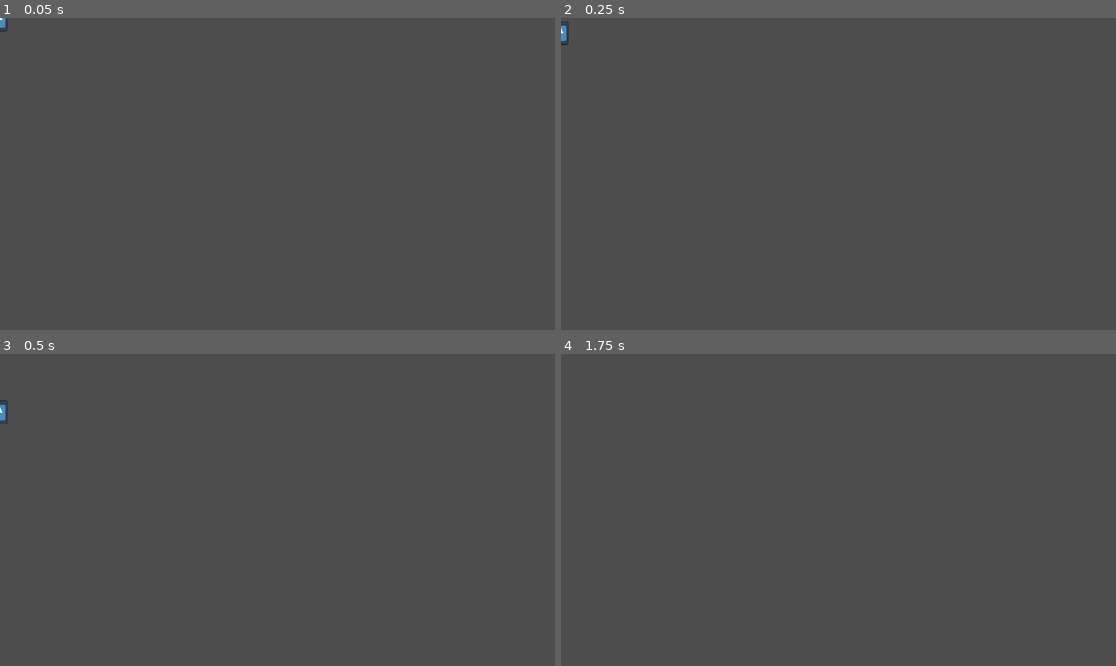
Above: before the commit, frames 1-4 (two rows, left to right).
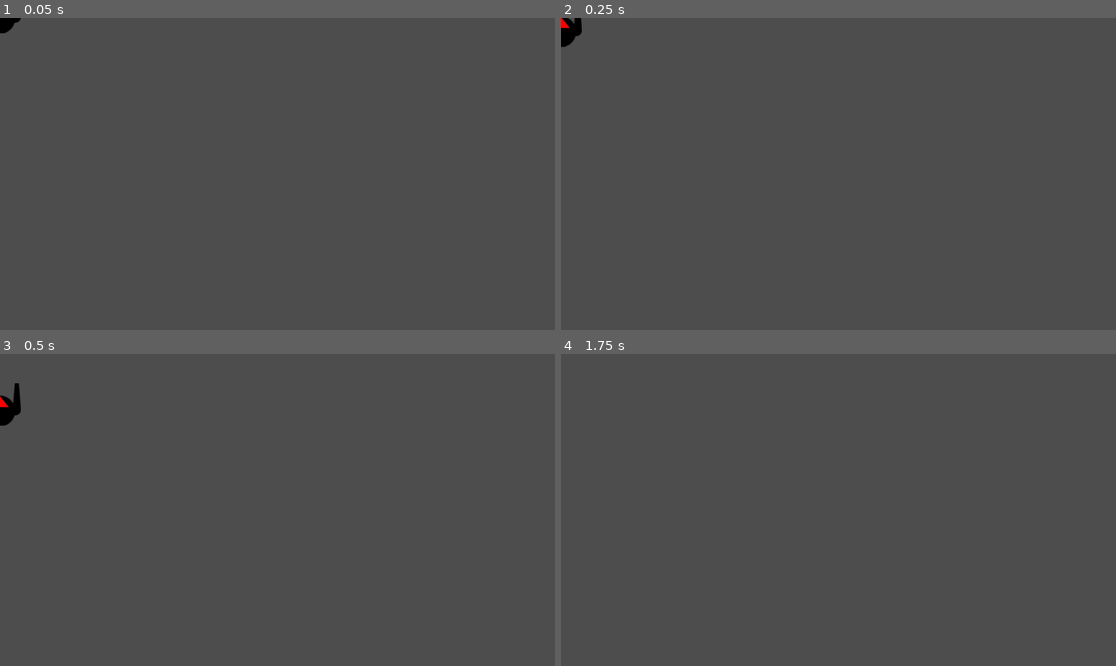
Above: after the commit, the same moments.

Repository: JehtBlack/tiny-creatures
Game: Godot game, scene res://scenes/player.tscn
Same seed, same stepped clock (60 frames per second), same inputs: the game is played once before the commit and once after it. The project has no main scene, so this scene is started directly. The engine's default icon, where the game draws it, is replaced by a stand-in: a white triangle on a blue panel in a dark square.
Inputs:
- Up to frame 1 (0.05 s): no input
- Up to frame 2 (0.25 s): no input
- Up to frame 3 (0.5 s): no input
- Up to frame 4 (1.75 s): tap Enter (ui_accept) at 0.5, 0.77, 1.52 s; hold Right (ui_right) from 0.53 s (still down)

The runs differ from the first frame. In frame 1, 0.1% of the frame differs, in the area x 0-4%, y 0-5%; in frame 2, 0.3%; in frame 3, 0.3%, in the area x 0-4%, y 9-23%; in frame 4, nothing differs.

Commit message:
Add player sprite
Name physics layers

Diff:
--- a/project.godot
+++ b/project.godot
@@ -13,3 +13,11 @@
 config/name="Tiny Creatures"
 config/features=PackedStringArray("4.3", "Forward Plus")
 config/icon="res://icon.svg"
+
+[layer_names]
+
+2d_physics/layer_1="Player"
+2d_physics/layer_2="Enemies"
+2d_physics/layer_3="Pickups"
+2d_physics/layer_4="Objects"
+2d_physics/layer_5="Sensors"
--- a/scenes/player.tscn
+++ b/scenes/player.tscn
@@ -1,19 +1,18 @@
 [gd_scene load_steps=4 format=3 uid="uid://2k4goowntk4a"]
 
 [ext_resource type="Script" path="res://scenes/player.gd" id="1_y1rou"]
-[ext_resource type="Texture2D" uid="uid://muvypbvog43" path="res://icon.svg" id="2_f4pqw"]
+[ext_resource type="Texture2D" uid="uid://cup464pvt0n6h" path="res://assets/sprites/player-proto.png" id="2_qfk1d"]
 
-[sub_resource type="CapsuleShape2D" id="CapsuleShape2D_gahfh"]
-radius = 19.0
-height = 68.0
+[sub_resource type="CircleShape2D" id="CircleShape2D_ldg6g"]
+radius = 32.0156
 
 [node name="Player" type="CharacterBody2D"]
+collision_mask = 30
 script = ExtResource("1_y1rou")
 
 [node name="Sprite2D" type="Sprite2D" parent="."]
-position = Vector2(0, 2.5)
-scale = Vector2(0.25, 0.382813)
-texture = ExtResource("2_f4pqw")
+position = Vector2(0, -13)
+texture = ExtResource("2_qfk1d")
 
 [node name="CollisionShape2D" type="CollisionShape2D" parent="."]
-shape = SubResource("CapsuleShape2D_gahfh")
+shape = SubResource("CircleShape2D_ldg6g")
Binary file added: assets/sprites/player-proto.png
Not shown, added: assets/sprites/player-proto.png.import
